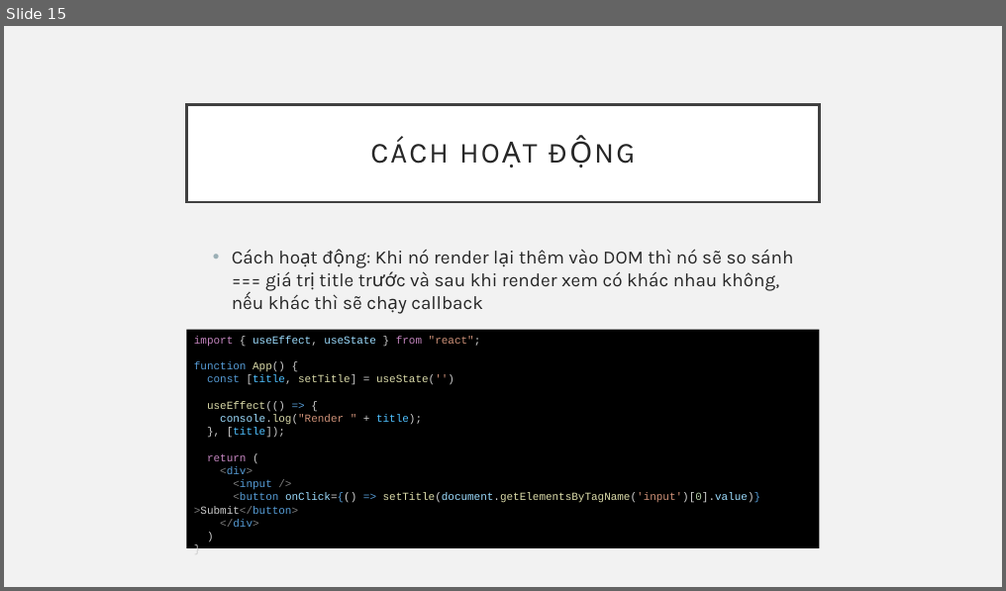
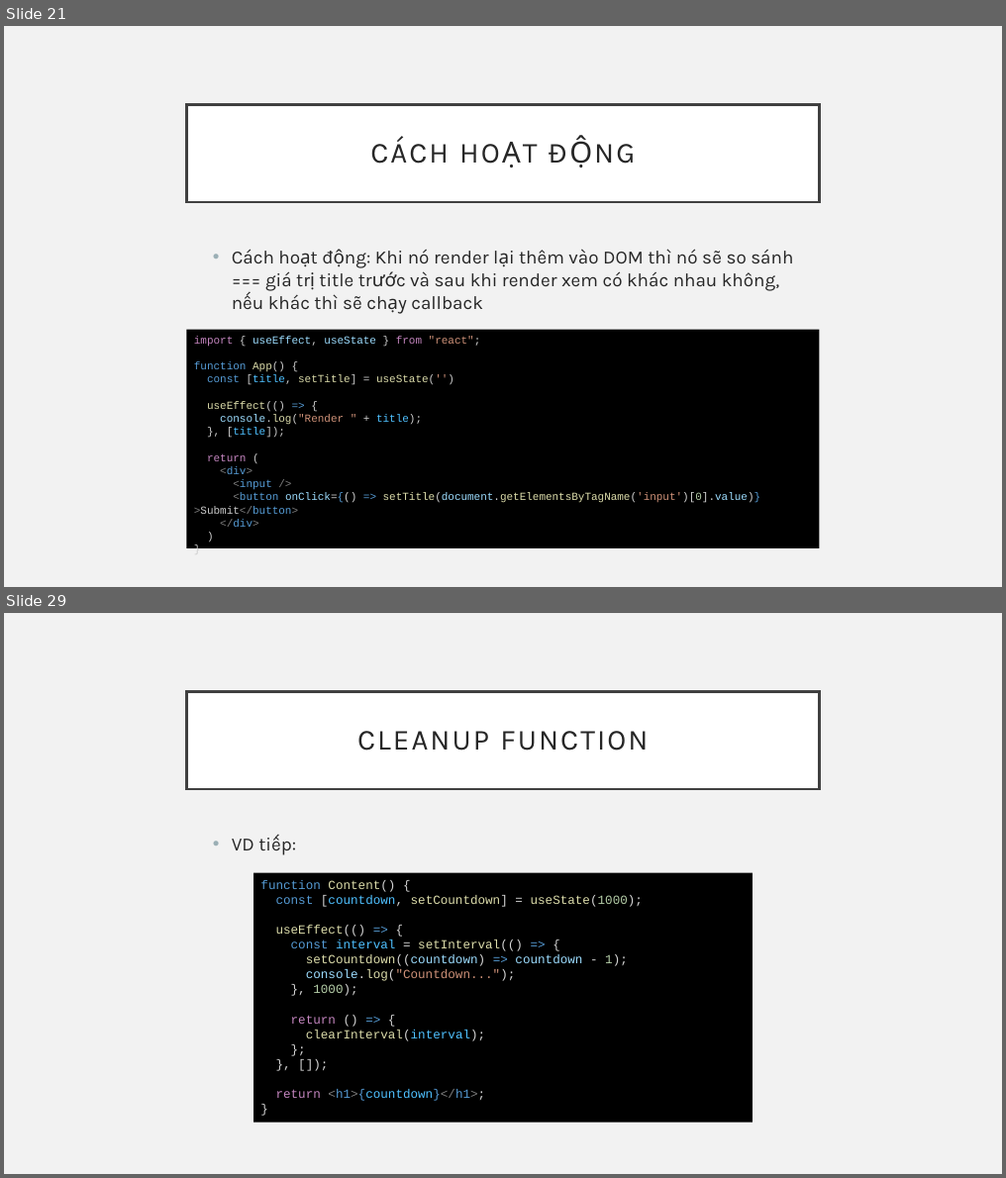
Before and after one commit to sobbingwind/React, a slide deck: 15_useEffect.pptx. Shown one above the other, each under a label of ours: slide 15 before the commit, slides 21 and 29 after it; the slides between them are not shown. The pictures are 1006x591 and 1006x1178 pixels, drawn with LibreOffice and Linux fonts; fonts in the diff are those of the drawing. Boxes give left, top, right and bottom in pixels: in the first picture for what was removed or moved away, otherwise in the second. Text is boxed around its words. In the diff, an @@ line names an element or a change of style, - is before the commit and + after.

```diff
--- a/15_useEffect.pptx
+++ b/15_useEffect.pptx
@@ slide 29 added at bbox=[4, 613, 1002, 1174], background #F2F2F2 @@
@@ title added at bbox=[187, 691, 819, 789], fill #FFFFFF, outline #404040 2.5 pt, 28 pt, text #262626 @@
+CLEANUP FUNCTION
@@ text added at bbox=[232, 839, 254, 851], 18 pt, text #262626 @@
+  • VD tiếp:
@@ rectangle added at bbox=[253, 873, 752, 1123], fill #000000, 12 pt, text #DCDCAA @@
+function Content() {
+const [countdown, setCountdown] = useState(1000);
+useEffect(() => {
+const interval = setInterval(() => {
+setCountdown((countdown) => countdown - 1);
+console.log("Countdown...");
+}, 1000);
+return () => {
+clearInterval(interval);
+};
+}, []);
+return <h1>{countdown}</h1>;
+}
@@ what was slide 15 is now slide 21 @@
```
Also in this commit, not shown: 1 slide changed, 15 other slides added.
